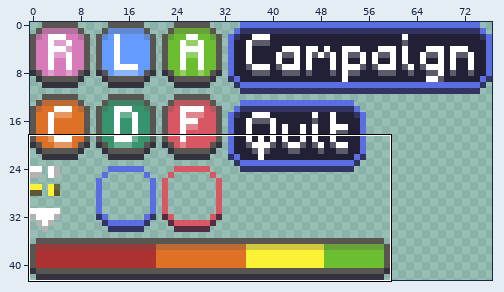
A sprite sheet gets an edit: assets/tiles.png. The first picture is a wide view before the edit; the outline marks the close-up.
Close-up. Earlier state:
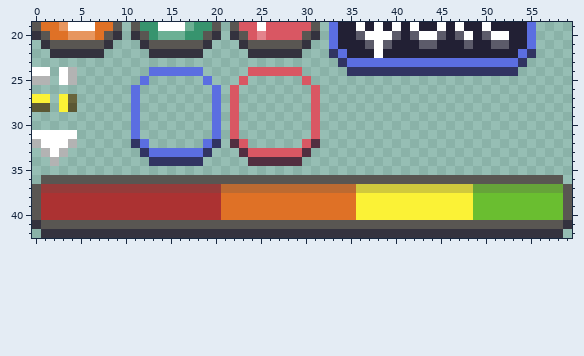
The file is 77x43 pixels. Shown: x 0..59, y 19..42.
Now the later version:
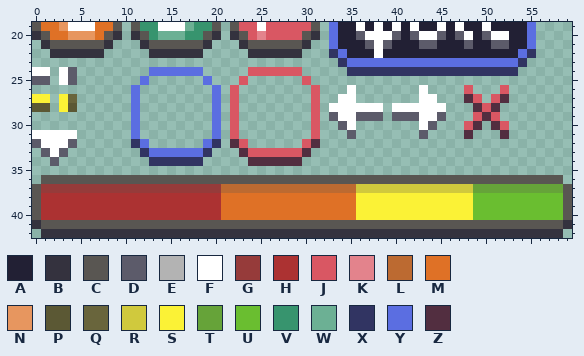
Palette (. is transparent): A #222034  B #34323e  C #595652  D #5c5b6a  E #b3b3b3  F #ffffff  G #963b3a  H #ac3232  J #d95763  K #e3838c  L #bc6a31  M #df7126  N #e7965f  P #5b5834  Q #69653c  R #d0c93d  S #fbf236  T #66a339  U #6abe30  V #37946e  W #6cb094  X #313462  Y #5b6ee1  Z #522e40
Changes in this commit:
@@ x 0..59 @@
 23 ..................................XYYYYYYYYYYYYYYYYYYYX.....
-24 FF.FE........YYYYYY.....JJJJJJ.....XXXXXXXXXXXXXXXXXXX......
-25 EE.FE.......Y......Y...J......J.............................
-26 ...........Y........Y.J........J............................
-27 SS.SQ......Y........Y.J........J............................
-28 PP.SP......Y........Y.J........J............................
-29 ...........Y........Y.J........J............................
-30 ...........Y........Y.J........J............................
-31 FFFFF......Y........Y.J........J............................
-32 EFFFE......XY......YX.ZJ......JZ............................
-33 .EFE........XYYYYYYX...ZJJJJJJZ.............................
-34 ..E..........XXXXXX.....ZZZZZZ..............................
+24 FF.FD........YYYYYY.....JJJJJJ.....XXXXXXXXXXXXXXXXXXX......
+25 DD.FD.......Y......Y...J......J.............................
+26 ...........Y........Y.J........J...F.......F....J...J.......
+27 SS.SQ......Y........Y.J........J..FF.......FF...ZJ.JZ.......
+28 PP.SP......Y........Y.J........J.FFFFFF.FFFFFF...ZJZ........
+29 ...........Y........Y.J........J.DFFDDD.DDDFFD...JZJ........
+30 ...........Y........Y.J........J..DF.......FD...JZ.ZJ.......
+31 FFFFF......Y........Y.J........J...D.......D....Z...Z.......
+32 DFFFD......XY......YX.ZJ......JZ............................
+33 .DFD........XYYYYYYX...ZJJJJJJZ.............................
+34 ..D..........XXXXXX.....ZZZZZZ..............................
 35 ............................................................
Pixel boxes of the changes (left, top, right, bottom) in both close-ups:
changed: (32, 67, 77, 85)
added: (329, 85, 509, 139)
changed: (32, 139, 77, 166)
